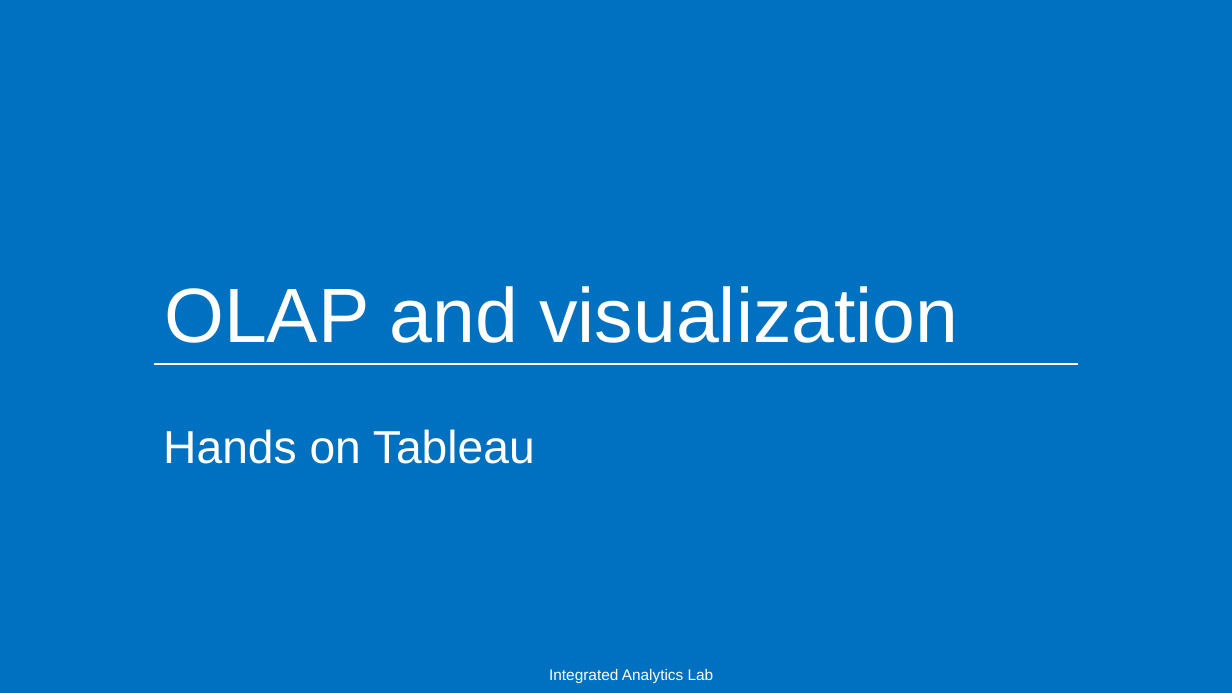
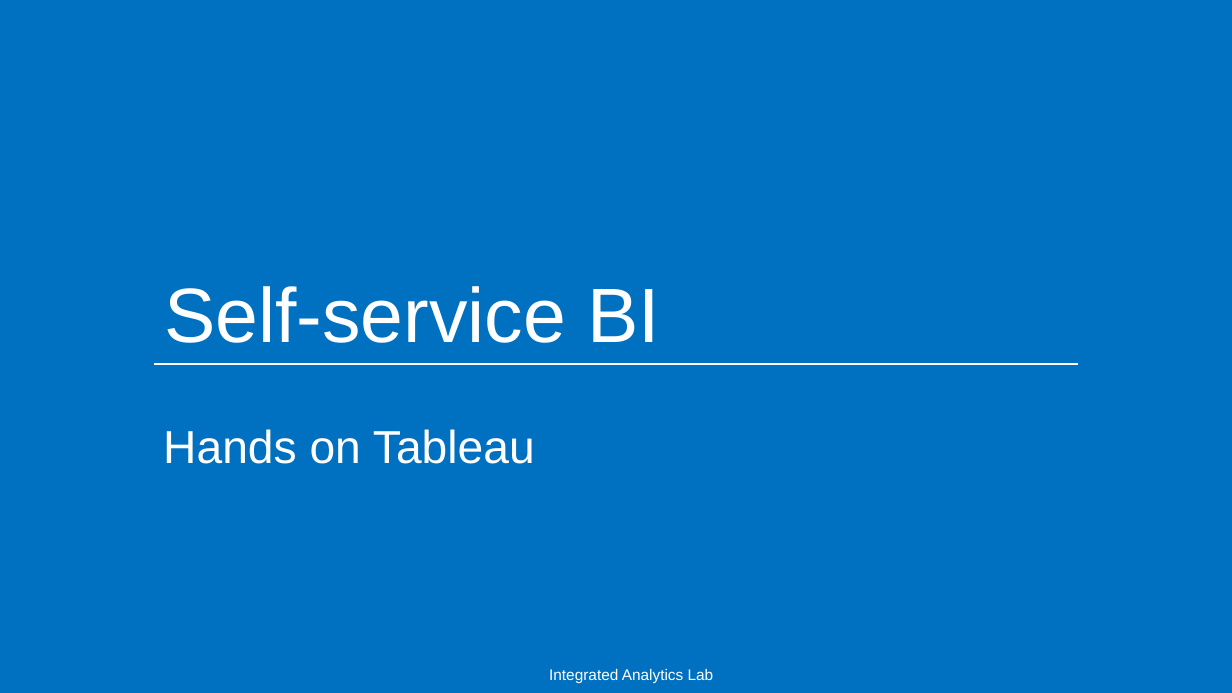
Before and after one commit to w4bo/teaching-handsondatapipelines, a slide deck: slide 1 of 04-OLAPandVisualization/05-slides.pptx. Drawn at 1232x693 pixels with LibreOffice and Linux fonts; fonts in the diff are those of the drawing. Boxes give left, top, right and bottom in pixels: in the first picture for what was removed or moved away, otherwise in the second. Text is boxed around its words. In the diff, an @@ line names an element or a change of style, - is before the commit and + after.

```diff
--- a/04-OLAPandVisualization/05-slides.pptx
+++ b/04-OLAPandVisualization/05-slides.pptx
@@ title at (164,286,661,343): text changed @@
-OLAP and visualization
+Self-service BI
```
Also in this commit, not shown: 1 other slide changed, 1 other file.
